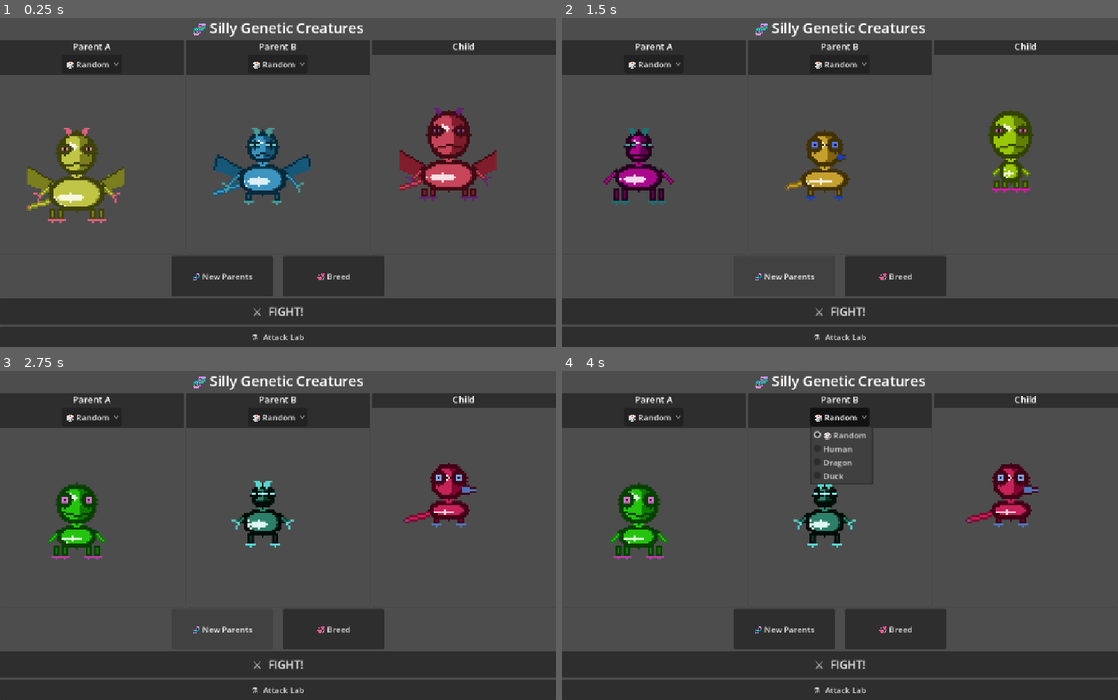
Above: before the commit, frames 1-4 (two rows, left to right).
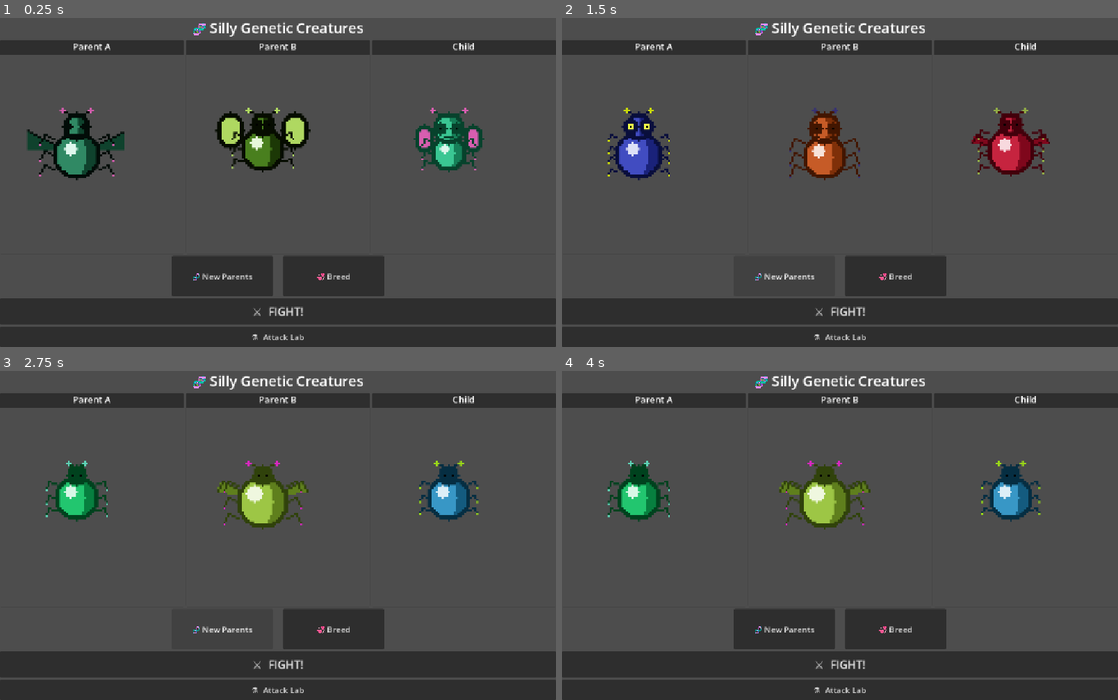
Above: after the commit, the same moments.

Repository: briday1/freak-game
Game: Godot game, scene res://scenes/main.tscn
Same seed, same stepped clock (60 frames per second), same inputs: the game is played once before the commit and once after it.
Inputs (mouse positions are in pixels of both pictures, inside the frame that each line leads up to):
- Up to frame 1 (0.25 s): no input
- Up to frame 2 (1.5 s): click "💞 Breed" at 0.5 s; click "🧬 New Parents" at 1.25 s
- Up to frame 3 (2.75 s): click "🧬 New Parents" at 2 s
- Up to frame 4 (4 s): click (650, 417) at 2.75 s, where only the run before the commit has a clickable "🎲 Random"; click (840, 417) at 3.5 s, where only the run before the commit has a clickable "🎲 Random"

The runs differ from the first frame. In frame 1, 14% of the frame differs, in the area x 0-90%, y 11-63%; in frame 2, 9.9%; in frame 3, 9.2%; in frame 4, 9.5%.

Commit message:
Scrap multi-type: single bug creature with ball body, legs, antennae, wings

Diff:
--- a/scripts/creature_type_registry.gd
+++ b/scripts/creature_type_registry.gd
@@ -11,9 +11,7 @@
 class_name CreatureTypeRegistry
 
 const TYPES: Dictionary = {
-	"human":  "res://scripts/types/human_type.gd",
-	"dragon": "res://scripts/types/dragon_type.gd",
-	"duck":   "res://scripts/types/duck_type.gd",
+	"bug": "res://scripts/types/bug_type.gd",
 }
 
 static func all_type_names() -> Array:
--- a/scripts/main.gd
+++ b/scripts/main.gd
@@ -3,14 +3,11 @@
 @onready var creature_a: Node2D = $CanvasLayer/VBoxContainer/HBoxContainer/PanelA/VBoxContainer/SubViewportContainer/SubViewport/CreatureViewA
 @onready var creature_b: Node2D = $CanvasLayer/VBoxContainer/HBoxContainer/PanelB/VBoxContainer/SubViewportContainer/SubViewport/CreatureViewB
 @onready var creature_c: Node2D = $CanvasLayer/VBoxContainer/HBoxContainer/PanelC/VBoxContainer/SubViewportContainer/SubViewport/CreatureViewC
-@onready var picker_a: OptionButton = $CanvasLayer/VBoxContainer/HBoxContainer/PanelA/VBoxContainer/TypePickerA
-@onready var picker_b: OptionButton = $CanvasLayer/VBoxContainer/HBoxContainer/PanelB/VBoxContainer/TypePickerB
-
-const Registry := preload("res://scripts/creature_type_registry.gd")
 
 func _ready() -> void:
-	_populate_picker(picker_a)
-	_populate_picker(picker_b)
+	# Hide type pickers — single bug type, no selection needed
+	$CanvasLayer/VBoxContainer/HBoxContainer/PanelA/VBoxContainer/TypePickerA.hide()
+	$CanvasLayer/VBoxContainer/HBoxContainer/PanelB/VBoxContainer/TypePickerB.hide()
 	_new_parents()
 	# Fight button — added in code to avoid tscn surgery
 	var fight_btn := Button.new()
@@ -27,31 +24,10 @@
 	lab_btn.pressed.connect(_on_lab_pressed)
 	$CanvasLayer/VBoxContainer.add_child(lab_btn)
 
-func _populate_picker(picker: OptionButton) -> void:
-	picker.clear()
-	picker.add_item("🎲 Random", 0)
-	var i := 1
-	for type_name in Registry.all_type_names():
-		picker.add_item(type_name.capitalize(), i)
-		picker.set_item_metadata(i, type_name)
-		i += 1
-
-func _get_picker_type(picker: OptionButton) -> String:
-	var idx := picker.selected
-	if idx == 0:
-		return Registry.random_type_name()
-	return picker.get_item_metadata(idx)
-
 func _new_parents() -> void:
-	creature_a.set_type(_get_picker_type(picker_a))
-	creature_b.set_type(_get_picker_type(picker_b))
-	creature_c.set_type(Registry.random_type_name())
-
-func _on_type_picker_a_selected(_index: int) -> void:
-	creature_a.set_type(_get_picker_type(picker_a))
-
-func _on_type_picker_b_selected(_index: int) -> void:
-	creature_b.set_type(_get_picker_type(picker_b))
+	creature_a.set_type("bug")
+	creature_b.set_type("bug")
+	creature_c.set_type("bug")
 
 func _on_fight_pressed() -> void:
 	GameState.set_fighters(
@@ -72,9 +48,7 @@
 	var ga: Dictionary = creature_a.genome
 	var gb: Dictionary = creature_b.genome
 
-	# Child type chosen randomly from parents
-	var child_type: String = creature_a.creature_type if randf() < 0.5 else creature_b.creature_type
-	creature_c.set_type(child_type)
+	creature_c.set_type("bug")
 
 	# Build a genome for the child's type, blending from parents where possible.
 	var schema: Dictionary = creature_c.get_schema()
--- a/scripts/sprite_painter.gd
+++ b/scripts/sprite_painter.gd
@@ -1,7 +1,5 @@
-# Procedural genome-driven sprite painter.
-# Every pixel position and size comes from genome values.
-# No fixed stamps — blended genomes produce blended silhouettes.
-# Uses a 4-level Pokemon-style palette: outline, shadow, body, belly + accent.
+# Bug sprite painter — every genome value drives real pixel dimensions.
+# One type: ball-shaped body, smaller head, insect legs, antennae, optional wings.
 
 class_name SpritePainter
 
@@ -9,199 +7,134 @@
 
 # ---- Public entry point -----------------------------------------------------
 
-## Paint a full-body portrait from genome values. Returns 48x48 RGBA Image.
+## Paint a full-body bug portrait from genome. Returns 48x48 RGBA Image.
 static func paint(genome: Dictionary) -> Image:
 	var img := PC.make_image()
 	var pal := _pokemon_palette(genome)
 	var CX: int = PC.CX  # 24
 
 	# Read genome with fallbacks
-	var head_size: float  = genome.get("head_size",    45.0) as float
-	var body_w: float     = genome.get("body_width",   80.0) as float
-	var body_h: float     = genome.get("body_height", 100.0) as float
-	var leg_len: float    = genome.get("leg_length",   50.0) as float
-	var arm_len: float    = genome.get("arm_length",    0.0) as float
-	var bill_sz: float    = genome.get("bill_size",     0.0) as float
-	var bill_tip: float   = genome.get("bill_tip_offset", 0.0) as float
-	var goofiness: float  = genome.get("goofiness",    0.5) as float
-	var tail_len: float   = genome.get("tail_length",  40.0) as float
-	var wing_span: float  = genome.get("wing_span",    1.0) as float
-	var horn_sz: float    = genome.get("horn_size",    15.0) as float
-
-	var has_tail:      bool = genome.get("has_tail",      false) as bool
-	var has_wings:     bool = genome.get("has_wings",     false) as bool
-	var has_horns:     bool = genome.get("has_horns",     false) as bool
-	var has_claws:     bool = genome.get("has_claws",     false) as bool
-	var extra_legs:    bool = genome.get("extra_legs",    false) as bool
-	var wing_feathers: bool = genome.get("wing_feathers", false) as bool
-	var has_arms:      bool = genome.has("arm_length") and arm_len > 5.0
+	var body_sz: float   = genome.get("body_size",      75.0)
+	var head_sz: float   = genome.get("head_size",      45.0)
+	var leg_len: float   = genome.get("leg_length",     50.0)
+	var ant_len: float   = genome.get("antenna_length", 50.0)
+	var ant_spr: float   = genome.get("antenna_spread",  0.5)
+	var eye_sz: float    = genome.get("eye_size",        50.0)
+	var goofiness: float = genome.get("goofiness",       0.5)
+	var has_wings: bool  = genome.get("has_wings",      false)
+	var wing_span: float = genome.get("wing_span",       1.0)
+	var wing_type: float = genome.get("wing_type",       0.5)
+	var extra_legs: bool = genome.get("extra_legs",     false)
 
 	# Pixel dimensions derived from genome
-	var head_rx: int = int(remap(head_size, 20.0, 70.0,  5.0, 11.0))
-	var head_ry: int = int(remap(head_size, 20.0, 70.0,  5.0, 12.0))
-	var body_rx: int = int(remap(body_w,   40.0, 120.0,  5.0, 13.0))
-	var body_ry: int = int(remap(body_h,   60.0, 160.0,  4.0,  9.0))
-	var ll:      int = int(remap(leg_len,  20.0,  80.0,  3.0,  8.0))
-	var al:      int = int(remap(arm_len,  20.0,  70.0,  3.0,  9.0))
-	var bl:      int = int(remap(bill_sz,   0.0,  30.0,  0.0,  8.0))
-	var hl:      int = int(remap(horn_sz,   8.0,  40.0,  2.0,  8.0))
-	var tl:      int = int(remap(tail_len, 20.0,  80.0,  4.0, 12.0))
-	var ws:      int = int(remap(wing_span, 0.7,   2.0,  5.0, 17.0))
+	var body_r: int = int(remap(body_sz,   50.0, 100.0,  8.0, 13.0))
+	var head_r: int = int(remap(head_sz,   30.0,  70.0,  4.0,  8.0))
+	var ll: int     = int(remap(leg_len,   20.0,  80.0,  4.0, 10.0))
+	var al: int     = int(remap(ant_len,   20.0,  80.0,  3.0,  8.0))
+	var eye_r: int  = int(remap(eye_sz,    20.0,  80.0,  1.0,  4.0))
+	var ws: int     = int(remap(wing_span,  0.7,   2.0,  5.0, 15.0))
 
-	# Vertical layout: stack head -> neck -> body -> legs
-	var head_cy: int = head_ry + 2
-	var body_cy: int = head_cy + head_ry + 2 + body_ry
-	var leg_top: int = body_cy + body_ry
-	var leg_bot: int = mini(leg_top + ll, PC.CANVAS_SIZE - 2)
+	# Vertical layout: head near top, body below
+	var head_cy: int = head_r + 3
+	var body_cy: int = head_cy + head_r + body_r - 3
 
-	# Draw back-to-front (painter's algorithm)
+	# --- WINGS (behind everything) ---
+	if has_wings:
+		var wy: int = body_cy - body_r / 2
+		for side: int in [-1, 1]:
+			var wx: int = CX + side * (body_r - 1)
+			if wing_type >= 0.5:
+				# Broad rounded wings (butterfly style)
+				var wcx: int = CX + side * (body_r + ws / 2)
+				var wcy: int = wy - ws / 3
+				PC.fill_ellipse(img, wcx, wcy, ws / 2, ws * 2 / 3, pal["accent"])
+				PC.outline_ellipse(img, wcx, wcy, ws / 2, ws * 2 / 3, pal["outline"])
+			else:
+				# Narrow elongated wings (dragonfly style)
+				var tx: int = CX + side * (body_r + ws)
+				var ty: int = wy - ws / 2
+				PC.fill_polygon(img, [
+					Vector2(wx,            wy),
+					Vector2(tx,            ty),
+					Vector2(tx + side * 2, ty + ws * 2 / 3),
+					Vector2(wx,            wy + 3),
+				], pal["shadow"])
+				PC.line(img, wx, wy, tx, ty, pal["outline"])
+				PC.line(img, tx, ty, tx + side * 2, ty + ws * 2 / 3, pal["outline"])
 
-	# TAIL (behind body, extends left)
-	if has_tail:
-		var tx: int = CX - body_rx - 1
-		var ty: int = body_cy + body_ry / 2
-		PC.line(img, tx, ty, tx - tl, ty + tl / 3, pal["shadow"], 1)
-		PC.line(img, tx, ty, tx - tl, ty + tl / 3, pal["body"])
-		PC.blend(img, tx - tl, ty + tl / 3, pal["accent"])
-
-	# WINGS (behind body)
-	if has_wings:
-		for side: int in [-1, 1]:
-			var wx: int    = CX + side * (body_rx - 1)
-			var wy: int    = body_cy - body_ry + 2
-			var tip_x: int = CX + side * (body_rx + ws)
-			var tip_y: int = body_cy - body_ry - ws / 2
-			if wing_feathers:
-				PC.fill_polygon(img, [
-					Vector2(wx,          wy),
-					Vector2(tip_x,       tip_y),
-					Vector2(tip_x + side * 3, tip_y + ws / 2),
-					Vector2(wx,          wy + ws / 3),
-				], pal["accent"])
-				PC.line(img, wx, wy, tip_x, tip_y, pal["outline"])
-			else:
-				PC.fill_polygon(img, [
-					Vector2(wx,          wy),
-					Vector2(tip_x,       tip_y),
-					Vector2(tip_x + side * 2, tip_y + ws * 2 / 3),
-					Vector2(wx,          wy + ws / 2),
-				], pal["shadow"])
-				PC.line(img, wx, wy,    tip_x,                tip_y,              pal["outline"])
-				PC.line(img, tip_x, tip_y, tip_x + side * 2, tip_y + ws * 2 / 3, pal["outline"])
-
-	# BODY — filled ellipse with belly highlight and right-side shadow
-	PC.fill_ellipse(img, CX, body_cy, body_rx, body_ry, pal["body"])
-	for py: int in range(body_cy - body_ry + 1, body_cy + body_ry):
-		var dy2: float = float((py - body_cy) * (py - body_cy)) / float(body_ry * body_ry)
-		var half: int  = int(sqrt(maxf(0.0, 1.0 - dy2)) * float(body_rx))
+	# --- BODY ---
+	PC.fill_circle(img, CX, body_cy, body_r, pal["body"])
+	# Right-side shadow pass
+	for py: int in range(body_cy - body_r + 1, body_cy + body_r):
+		var dy2: float = float((py - body_cy) * (py - body_cy)) / float(body_r * body_r)
+		var half: int  = int(sqrt(maxf(0.0, 1.0 - dy2)) * float(body_r))
 		var fade: int  = CX + half / 2
 		for px: int in range(fade, CX + half + 1):
 			PC.blend(img, px, py, pal["shadow"])
-	PC.fill_ellipse(img, CX - body_rx / 4, body_cy + body_ry / 4,
-					maxi(1, body_rx * 2 / 3), maxi(1, body_ry * 2 / 3), pal["belly"])
-	PC.fill_ellipse(img, CX, body_cy, body_rx - 2, body_ry - 1, pal["body"])
-	PC.fill_ellipse(img, CX - body_rx / 4, body_cy + body_ry / 4,
-					maxi(1, body_rx / 2), maxi(1, body_ry / 3), pal["belly"])
-	PC.outline_ellipse(img, CX, body_cy, body_rx, body_ry, pal["outline"])
+	# Belly highlight (upper-left)
+	PC.fill_circle(img, CX - body_r / 3, body_cy - body_r / 3, maxi(2, body_r / 3), pal["belly"])
+	PC.outline_circle(img, CX, body_cy, body_r, pal["outline"])
 
-	# LEGS
-	var leg_spread: int = maxi(2, body_rx * 2 / 3)
-	var offsets: Array = ([-leg_spread, leg_spread, -leg_spread - 4, leg_spread + 4]
-						  if extra_legs else [-leg_spread, leg_spread])
-	for ox: int in offsets:
-		var lx: int = CX + ox
-		var lh: int = leg_bot - leg_top
-		if lh < 1:
-			continue
-		PC.fill_rect(img, lx - 1, leg_top, 3, lh, pal["shadow"])
-		PC.blend(img, lx, leg_top, pal["body"])
-		PC.fill_ellipse(img, lx, leg_bot, 2, 1, pal["accent"])
-		PC.outline_rect(img, lx - 1, leg_top, 3, lh, pal["outline"])
+	# --- LEGS ---
+	var num_pairs: int = 4 if extra_legs else 3
+	for i: int in range(num_pairs):
+		var t: float   = (float(i) + 0.5) / float(num_pairs)
+		var ay: int    = body_cy - body_r + int(t * float(body_r) * 2.0)
+		for side: int in [-1, 1]:
+			var ax: int      = CX + side * body_r
+			# Upper segment goes out and slightly up
+			var knee_x: int  = ax + side * (ll / 2 + 1)
+			var knee_y: int  = ay - ll / 4
+			# Lower segment hooks down to foot
+			var foot_x: int  = knee_x + side * (ll / 4)
+			var foot_y: int  = mini(PC.CANVAS_SIZE - 2, knee_y + ll * 2 / 3)
+			PC.line(img, ax, ay, knee_x, knee_y, pal["outline"])
+			PC.line(img, knee_x, knee_y, foot_x, foot_y, pal["outline"])
+			PC.blend(img, foot_x, foot_y, pal["accent"])
 
-	# ARMS
-	if has_arms:
-		var arm_y: int = body_cy - body_ry / 2
-		for side: int in [-1, 1]:
-			var ax: int = CX + side * body_rx
-			var ex: int = ax + side * al
-			var ey: int = arm_y + al
-			PC.line(img, ax, arm_y, ex, ey, pal["shadow"], 1)
-			PC.line(img, ax, arm_y, ex, ey, pal["body"])
-			if has_claws:
-				PC.line(img, ex, ey, ex + side * 3, ey - 1, pal["accent"])
-				PC.line(img, ex, ey, ex + side,     ey + 3, pal["accent"])
-			PC.fill_circle(img, ax, arm_y, 1, pal["outline"])
-
-	# NECK
-	var neck_top: int = head_cy + head_ry - 1
-	var neck_bot: int = body_cy - body_ry + 1
-	if neck_bot > neck_top:
-		PC.fill_rect(img, CX - 2, neck_top, 5, neck_bot - neck_top, pal["body"])
-		PC.blend(img, CX - 2, neck_top, pal["outline"])
-		PC.blend(img, CX + 2, neck_top, pal["outline"])
-		PC.blend(img, CX - 2, neck_bot - 1, pal["outline"])
-		PC.blend(img, CX + 2, neck_bot - 1, pal["outline"])
-
-	# HEAD
-	PC.fill_ellipse(img, CX, head_cy, head_rx, head_ry, pal["body"])
-	for py: int in range(head_cy - head_ry + 1, head_cy + head_ry):
-		var dy2: float = float((py - head_cy) * (py - head_cy)) / float(head_ry * head_ry)
-		var half: int  = int(sqrt(maxf(0.0, 1.0 - dy2)) * float(head_rx))
+	# --- HEAD ---
+	PC.fill_circle(img, CX, head_cy, head_r, pal["body"])
+	# Right-side shadow pass
+	for py: int in range(head_cy - head_r + 1, head_cy + head_r):
+		var dy2: float = float((py - head_cy) * (py - head_cy)) / float(head_r * head_r)
+		var half: int  = int(sqrt(maxf(0.0, 1.0 - dy2)) * float(head_r))
 		var fade: int  = CX + half / 3
 		for px: int in range(fade, CX + half + 1):
 			PC.blend(img, px, py, pal["shadow"])
-	PC.fill_ellipse(img, CX - head_rx / 3, head_cy - head_ry / 3,
-					maxi(1, head_rx / 3), maxi(1, head_ry / 4), pal["belly"])
-	PC.outline_ellipse(img, CX, head_cy, head_rx, head_ry, pal["outline"])
+	PC.outline_circle(img, CX, head_cy, head_r, pal["outline"])
 
-	# HORNS
-	if has_horns:
-		for side: int in [-1, 1]:
-			var hx: int = CX + side * (head_rx / 2)
-			var hy: int = head_cy - head_ry
-			PC.line(img, hx, hy, hx + side * (hl / 2), hy - hl, pal["accent"], 1)
-			PC.blend(img, hx + side * (hl / 2), hy - hl, pal["belly"])
+	# --- ANTENNAE ---
+	var ant_base: int = maxi(1, int(remap(ant_spr, 0.2, 1.0, 1.0, float(head_r - 1))))
+	for side: int in [-1, 1]:
+		var bx: int    = CX + side * ant_base
+		var by: int    = head_cy - head_r
+		var tip_x: int = bx + side * (al / 2 + 2)
+		var tip_y: int = maxi(1, by - al)
+		PC.line(img, bx, by, tip_x, tip_y, pal["outline"])
+		PC.fill_circle(img, tip_x, tip_y, 1, pal["accent"])
 
-	# EYES
-	var eye_off: int = maxi(2, head_rx * 2 / 3)
-	var eye_y: int   = head_cy - head_ry / 4
-	var eye_r: int   = maxi(1, head_rx / 4)
+	# --- EYES (large compound eyes) ---
+	var eye_off: int = maxi(2, head_r * 2 / 3)
+	var eye_y: int   = head_cy
 	for side: int in [-1, 1]:
 		var ex: int = CX + side * eye_off
-		if goofiness > 0.65:
-			PC.fill_circle(img, ex, eye_y, eye_r + 1, Color.WHITE)
-			PC.fill_circle(img, ex, eye_y, eye_r, pal["spot"])
-			PC.blend(img, ex, eye_y, Color.BLACK)
-			PC.outline_circle(img, ex, eye_y, eye_r + 1, pal["outline"])
-		else:
-			PC.fill_ellipse(img, ex, eye_y, eye_r + 1, eye_r, pal["spot"])
-			PC.blend(img, ex, eye_y, Color.BLACK)
-			PC.outline_ellipse(img, ex, eye_y, eye_r + 1, eye_r, pal["outline"])
+		PC.fill_circle(img, ex, eye_y, eye_r, Color.WHITE)
+		if eye_r > 1:
+			PC.fill_circle(img, ex, eye_y, eye_r - 1, pal["spot"])
+		PC.blend(img, ex, eye_y, Color.BLACK)
+		PC.outline_circle(img, ex, eye_y, eye_r, pal["outline"])
 
-	# MOUTH or BILL
-	var mouth_y: int = head_cy + head_ry / 2
-	if bl > 0:
-		var bx: int     = CX + head_rx - 1
-		var tip_ox: int = int(bill_tip * 3.0)
-		PC.fill_polygon(img, [
-			Vector2(bx,      mouth_y - 2),
-			Vector2(bx + bl, mouth_y - 1 + tip_ox),
-			Vector2(bx + bl, mouth_y + 1 + tip_ox),
-			Vector2(bx,      mouth_y + 2),
-		], pal["accent"])
-		PC.line(img, bx, mouth_y - 2, bx + bl, mouth_y - 1 + tip_ox, pal["outline"])
-		PC.line(img, bx, mouth_y + 2, bx + bl, mouth_y + 1 + tip_ox, pal["outline"])
-	elif goofiness > 0.65:
-		var mw: int = maxi(2, head_rx - 1)
-		PC.line(img, CX - mw, mouth_y,     CX,       mouth_y + 2, pal["outline"])
-		PC.line(img, CX,      mouth_y + 2, CX + mw,  mouth_y,     pal["outline"])
+	# --- MOUTH ---
+	var mouth_y: int = head_cy + head_r * 2 / 3
+	var mw: int      = maxi(1, head_r - 2)
+	if goofiness > 0.65:
+		PC.line(img, CX - mw, mouth_y,     CX,       mouth_y + 1, pal["outline"])
+		PC.line(img, CX,      mouth_y + 1, CX + mw,  mouth_y,     pal["outline"])
 	elif goofiness < 0.30:
-		var mw: int = maxi(2, head_rx - 2)
-		PC.line(img, CX - mw, mouth_y + 2, CX,       mouth_y,     pal["outline"])
-		PC.line(img, CX,      mouth_y,     CX + mw,  mouth_y + 2, pal["outline"])
+		PC.line(img, CX - mw, mouth_y + 1, CX,       mouth_y,     pal["outline"])
+		PC.line(img, CX,      mouth_y,     CX + mw,  mouth_y + 1, pal["outline"])
 	else:
-		var mw: int = maxi(2, head_rx - 2)
-		PC.line(img, CX - mw, mouth_y + 1, CX + mw, mouth_y + 1, pal["outline"])
+		PC.line(img, CX - mw, mouth_y, CX + mw, mouth_y, pal["outline"])
 
 	return img
 
@@ -209,23 +142,22 @@
 
 ## Gen-1-style: 4 brightness steps on one hue + distinct accent hue.
 static func _pokemon_palette(genome: Dictionary) -> Dictionary:
-	var base: Color  = genome["body_color"]
-	var acc: Color   = genome["accent_color"]
+	var base: Color  = genome.get("body_color",   Color(0.3, 0.6, 0.2))
+	var acc: Color   = genome.get("accent_color", Color(0.8, 0.5, 0.1))
 
 	var h: float     = base.h
 	var s: float     = maxf(0.65, base.s)
 	var v_mid: float = clampf(base.v, 0.50, 0.78)
 
-	var ah:  float = acc.h
-	var as2: float = maxf(0.55, acc.s)
-	var av:  float = clampf(acc.v, 0.45, 0.85)
+	var ah: float    = acc.h
+	var as2: float   = maxf(0.55, acc.s)
+	var av: float    = clampf(acc.v, 0.45, 0.85)
 
 	return {
-		"body":      Color.from_hsv(h,  s,                    v_mid),
-		"belly":     Color.from_hsv(h,  s * 0.15,             0.97),
-		"shadow":    Color.from_hsv(h,  minf(1.0, s + 0.12),  maxf(0.10, v_mid - 0.28)),
-		"highlight": Color.from_hsv(h,  s * 0.08,             1.00),
-		"outline":   Color.from_hsv(h,  minf(1.0, s + 0.18),  maxf(0.05, v_mid - 0.52)),
-		"accent":    Color.from_hsv(ah, as2,                  av),
-		"spot":      Color.from_hsv(ah, as2 * 0.75,           minf(1.0, av + 0.18)),
+		"body":    Color.from_hsv(h,  s,                    v_mid),
+		"belly":   Color.from_hsv(h,  s * 0.15,             0.97),
+		"shadow":  Color.from_hsv(h,  minf(1.0, s + 0.12),  maxf(0.10, v_mid - 0.28)),
+		"outline": Color.from_hsv(h,  minf(1.0, s + 0.18),  maxf(0.05, v_mid - 0.52)),
+		"accent":  Color.from_hsv(ah, as2,                  av),
+		"spot":    Color.from_hsv(ah, as2 * 0.75,           minf(1.0, av + 0.18)),
 	}
--- /dev/null
+++ b/scripts/traits/bug_trait.gd
@@ -0,0 +1,23 @@
+# BugTrait — provides the full genome schema for bug-type creatures.
+# All rendering is handled by SpritePainter; this only defines keys + ranges.
+class_name BugTrait
+extends Resource
+
+func get_schema() -> Dictionary:
+	return {
+		"body_size":       { "type": "float", "min":  50.0, "max": 100.0 },
+		"head_size":       { "type": "float", "min":  30.0, "max":  70.0 },
+		"leg_length":      { "type": "float", "min":  20.0, "max":  80.0 },
+		"antenna_length":  { "type": "float", "min":  20.0, "max":  80.0 },
+		"antenna_spread":  { "type": "float", "min":   0.2, "max":   1.0 },
+		"eye_size":        { "type": "float", "min":  20.0, "max":  80.0 },
+		"goofiness":       { "type": "float", "min":   0.0, "max":   1.0 },
+		"has_wings":       { "type": "bool" },
+		"wing_span":       { "type": "float", "min":   0.7, "max":   2.0 },
+		"wing_type":       { "type": "float", "min":   0.0, "max":   1.0 },
+		"extra_legs":      { "type": "bool" },
+		"body_color":      { "type": "color",
+			"min": Color(0.0, 0.0, 0.0), "max": Color(1.0, 1.0, 1.0) },
+		"accent_color":    { "type": "color",
+			"min": Color(0.0, 0.0, 0.0), "max": Color(1.0, 1.0, 1.0) },
+	}
--- /dev/null
+++ b/scripts/types/bug_type.gd
@@ -0,0 +1,26 @@
+# Bug — the only creature type. Rounded ball body, 6 legs, antennae, optional wings.
+static func make_traits() -> Array:
+	return [
+		load("res://scripts/traits/bug_trait.gd").new(),
+	]
+
+static func make_attacks() -> Array:
+	return [
+		load("res://scripts/attacks/bite_attack.gd"),
+		load("res://scripts/attacks/kick_attack.gd"),
+		load("res://scripts/attacks/laser_attack.gd"),
+	]
+
+static func get_resistances() -> Dictionary:
+	return {
+		"nature":   0.5,
+		"normal":   1.0,
+		"fire":     2.0,
+		"water":    1.0,
+		"electric": 1.0,
+		"dark":     1.0,
+		"ice":      1.5,
+	}
+
+static func get_constraints() -> Dictionary:
+	return {}
